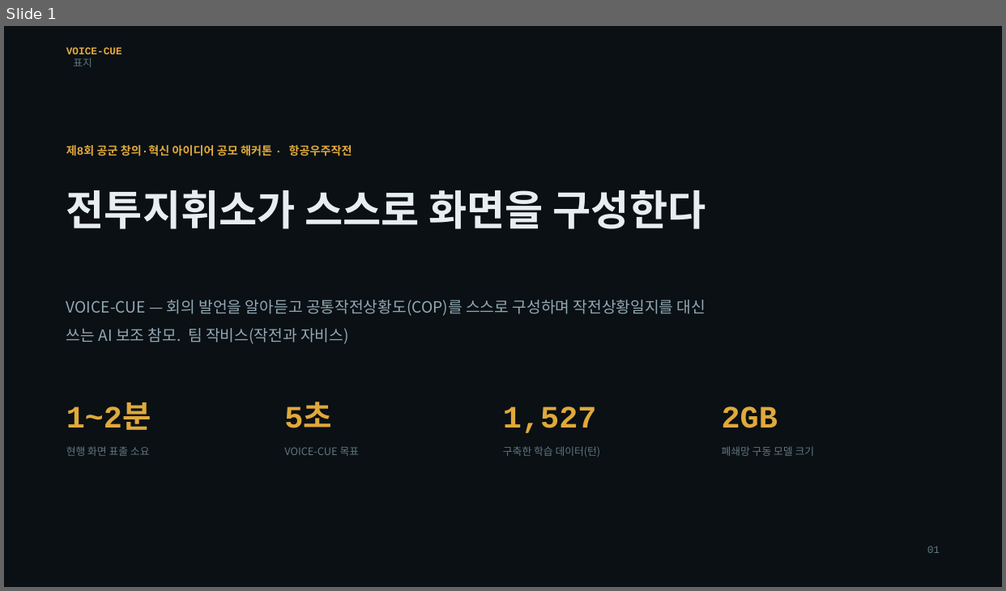
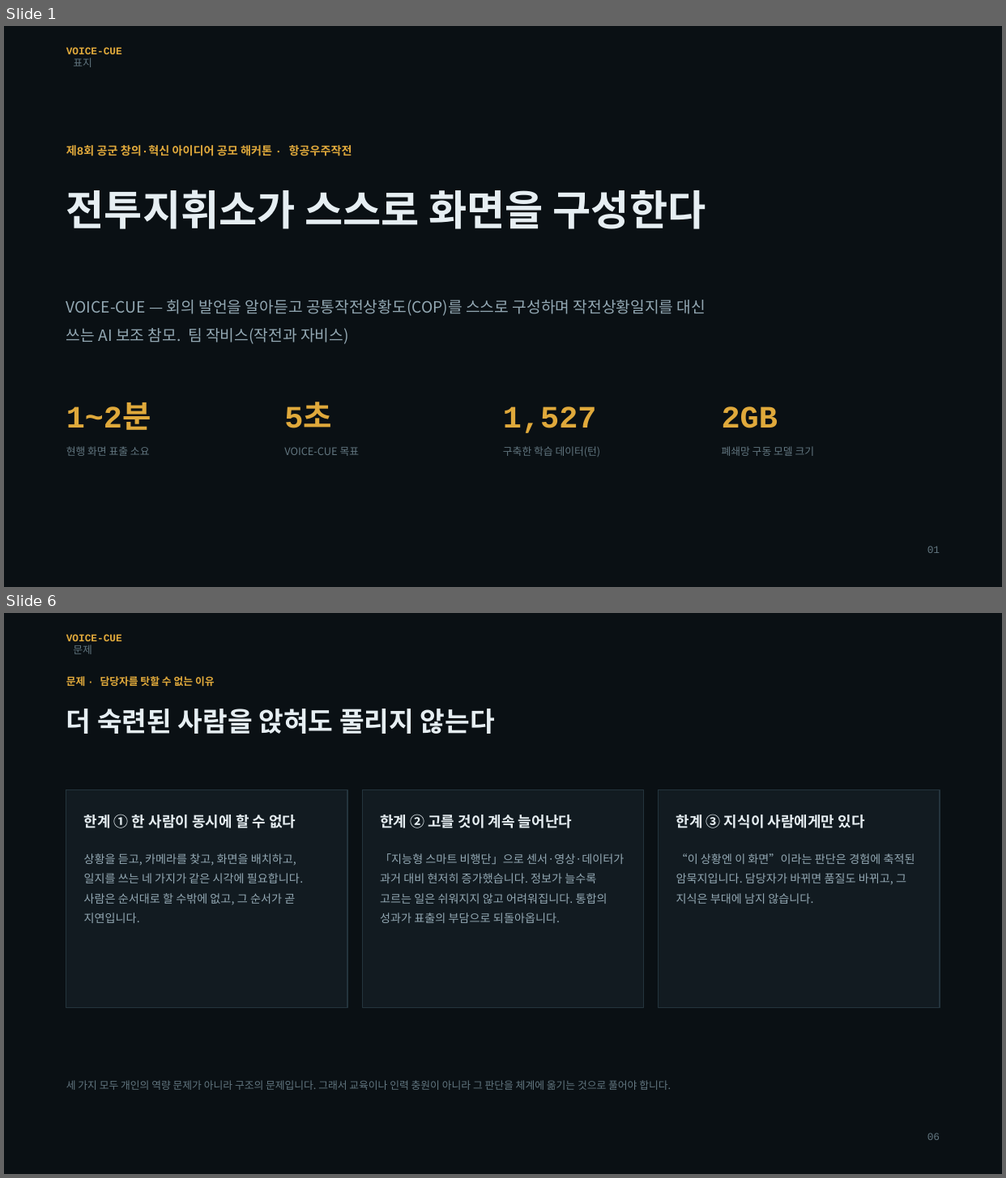
Before and after one commit to MeinBau/voiceq-air3, a slide deck: docs/voicecue_발표.pptx. Shown one above the other, each under a label of ours: slide 1 before the commit, slides 1 and 6 after it; the slides between them are not shown. The pictures are 1006x591 and 1006x1178 pixels, drawn with LibreOffice and Linux fonts; fonts in the diff are those of the drawing. Boxes give left, top, right and bottom in pixels: in the first picture for what was removed or moved away, otherwise in the second. Text is boxed around its words. In the diff, an @@ line names an element or a change of style, - is before the commit and + after.

```diff
--- a/docs/voicecue_발표.pptx
+++ b/docs/voicecue_발표.pptx
@@ slide 6 added at box(4, 613, 1002, 1174), background #0A1014 @@
@@ text added at box(66, 634, 122, 654), 10 pt, text #E0A93B, bold @@
+VOICE-CUE
+문제
@@ text added at box(66, 676, 215, 686), 10 pt, text #E0A93B, bold @@
+문제 · 담당자를 탓할 수 없는 이유
@@ text added at box(66, 709, 495, 734), 26 pt, text #E6EEF2, bold @@
+더 숙련된 사람을 앉혀도 풀리지 않는다
@@ rectangle added at box(66, 790, 347, 1007), fill #121B21, outline #24343D 1 pt @@
@@ rectangle added at box(363, 790, 644, 1007), fill #121B21, outline #24343D 1 pt @@
@@ rectangle added at box(658, 790, 940, 1007), fill #121B21, outline #24343D 1 pt @@
@@ text added at box(84, 814, 296, 828), 14 pt, text #E6EEF2, bold @@
+한계 ① 한 사람이 동시에 할 수 없다
@@ text added at box(380, 814, 572, 828), 14 pt, text #E6EEF2, bold @@
+한계 ② 고를 것이 계속 늘어난다
@@ text added at box(676, 814, 865, 828), 14 pt, text #E6EEF2, bold @@
+한계 ③ 지식이 사람에게만 있다
@@ text added at box(84, 854, 303, 923), 11 pt, text #93A8B3 @@
+상황을 듣고, 카메라를 찾고, 화면을 배치하고, 일지를 쓰는 네 가지가 같은 시각에 필요합니다. 사람은 순서대로 할 수밖에 없고, 그 순서가 곧 지연입니다.
@@ text added at box(380, 854, 624, 923), 11 pt, text #93A8B3 @@
+「지능형 스마트 비행단」으로 센서·영상·데이터가 과거 대비 현저히 증가했습니다. 정보가 늘수록 고르는 일은 쉬워지지 않고 어려워집니다. 통합의 성과가 표출의 부담으로 되돌아옵니다.
@@ text added at box(676, 854, 915, 904), 11 pt, text #93A8B3 @@
+“이 상황엔 이 화면”이라는 판단은 경험에 축적된 암묵지입니다. 담당자가 바뀌면 품질도 바뀌고, 그 지식은 부대에 남지 않습니다.
@@ text added at box(66, 1080, 671, 1090), 10 pt, text #61757F @@
+세 가지 모두 개인의 역량 문제가 아니라 구조의 문제입니다. 그래서 교육이나 인력 충원이 아니라 그 판단을 체계에 옮기는 것으로 풀어야 합니다.
@@ text added at box(927, 1133, 940, 1140), 10 pt, text #61757F @@
+06
```
Also in this commit, not shown: 22 slides changed, 3 other slides added, 1 other file.
